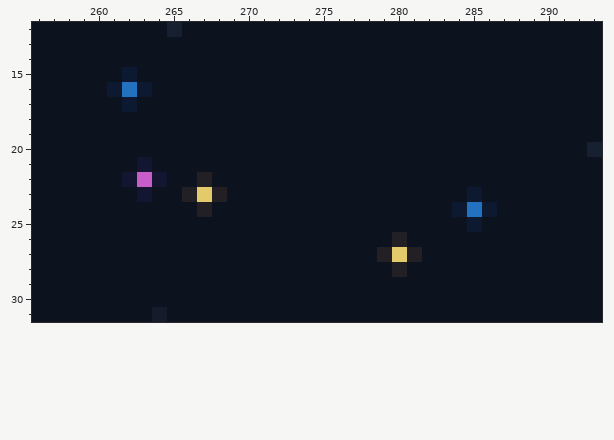
Two versions of one pixel-art file, concepting/screen1.ase. Above is the file before it was changed.
320x180 pixels, 1 frame. Colours within 5 levels of each other are drawn and written as one. Shown: x 256..293, y 12..31. The commit also changed other parts of the picture, which this record leaves out.
The result:
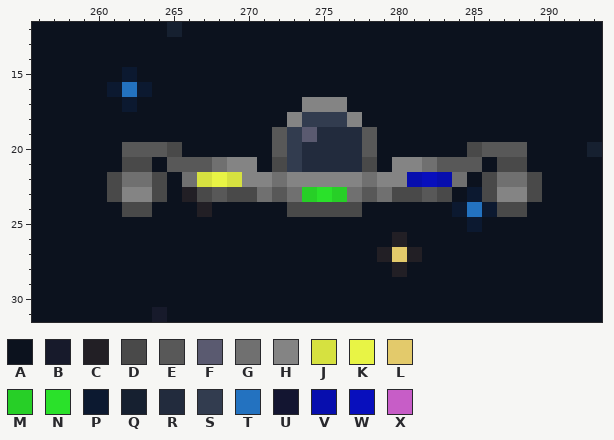
Palette (. is transparent): A #0c121e  B #171a2b  C #221f25  D #494949  E #585858  F #5a5a70  G #707070  H #848484  J #d6e140  K #e8f445  L #e3ca6b  M #27cf27  N #2ae12a  P #0c1930  Q #162030  R #222b3d  S #323c4f  T #2372c0  U #131531  V #070eae  W #080fbd  X #c75dc7
Edits made:
Layer "ufo":
y 17: x 274..276 AAA -> HHH
y 18: x 273..277 AAAAA -> HSSSH
y 19: x 272..278 AAAAAAA -> ESFRRRE
y 20: x 262..265 AAAA -> EEED; x 272..278 AAAAAAA -> ESRRRRE; x 285..288 AAAA -> DEEE
y 21: x 262..263 AU -> DD; x 265..270 AAAAAA -> EEEGHH; x 272..278 AAAAAAA -> DSRRRRD; x 280..285 AAAAAA -> HHGEEE; x 287..288 AA -> DD
y 22: x 261..264 AUXU -> DGGD; x 266..284 ACAAAAAAAAAAAAAAAAA -> GJKJHHGHHHHHGHHVWVG; x 286..289 AAAA -> DGGD
y 23: x 261..264 AAUA -> DHHD; x 267..283 LCAAAAAAAAAAAAAAA -> DEDDGEGMNMGEGDDED; x 286..289 AAAA -> DHHD
y 24: x 262..263 AA -> DD; x 273..277 AAAAA -> DDDDD; x 287..288 AA -> DD
